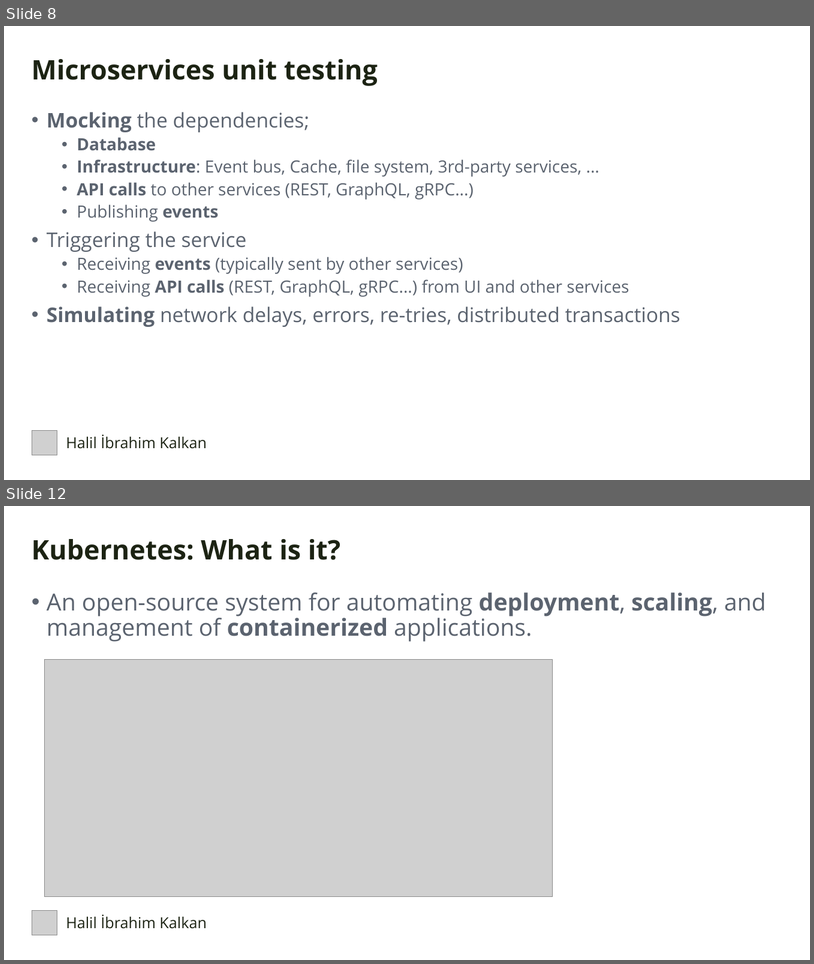
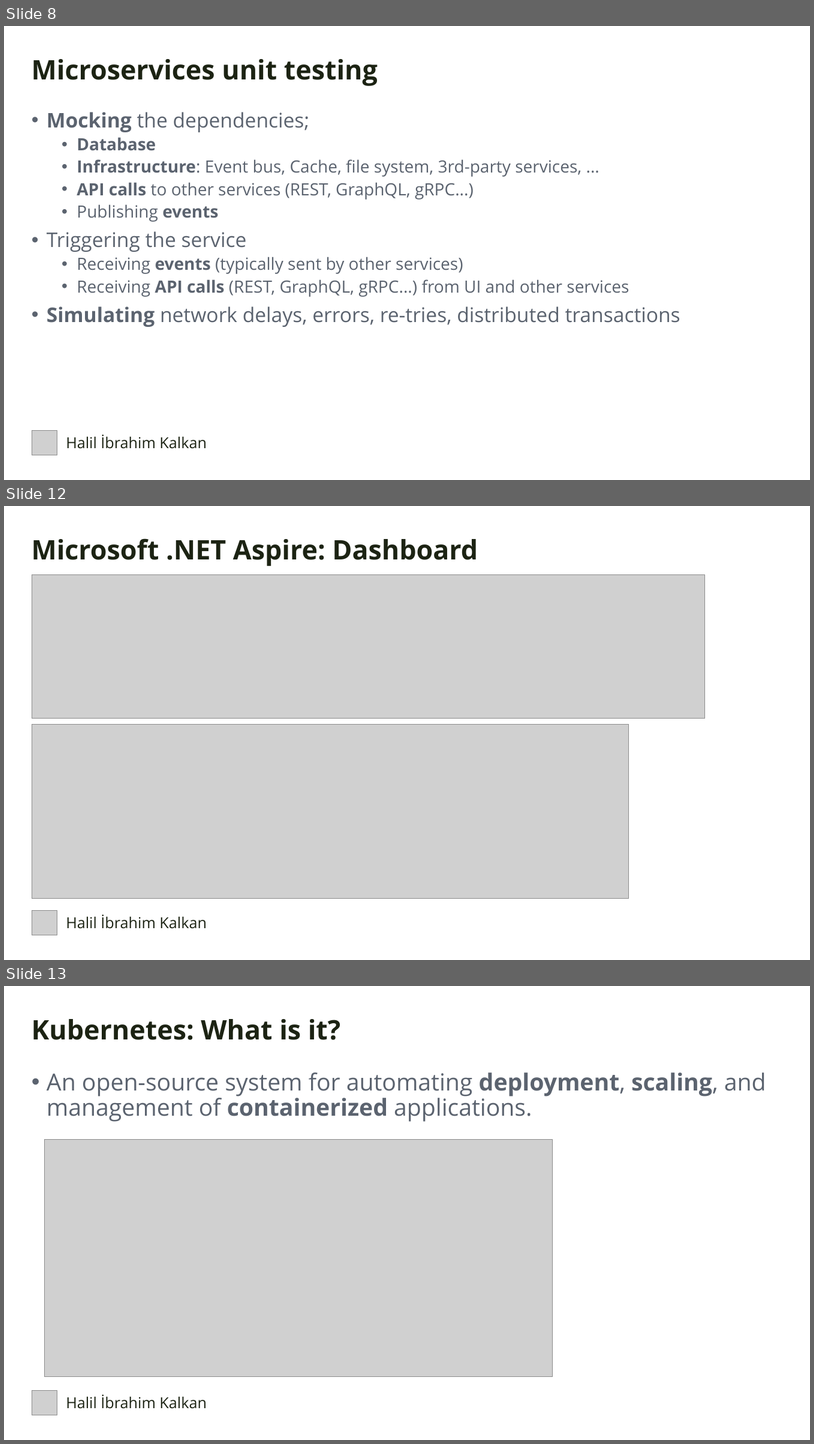
Before and after one commit to hikalkan/presentations, a slide deck: 2024-05-24 DevDays Kubernetes Integrated Dev Environment/Kubernetes Presentation.pptx. Shown one above the other, each under a label of ours: slides 8 and 12 before the commit, slides 8, 12 and 13 after it; the slides between them are not shown. The pictures are 814x964 and 814x1444 pixels, drawn with LibreOffice and Linux fonts; fonts in the diff are those of the drawing; grey boxes stand for pictures; background and template pictures are left out. Boxes give left, top, right and bottom in pixels: in the first picture for what was removed or moved away, otherwise in the second. Text is boxed around its words. In the diff, an @@ line names an element or a change of style, - is before the commit and + after.

```diff
--- a/2024-05-24 DevDays Kubernetes Integrated Dev Environment/Kubernetes Presentation.pptx
+++ b/2024-05-24 DevDays Kubernetes Integrated Dev Environment/Kubernetes Presentation.pptx
@@ slide 12 added at (4,506,810,960), background picture (left out) @@
@@ text added at (32,538,478,566), 32 pt, text #1C2313, bold @@
+Microsoft .NET Aspire: Dashboard
@@ picture added at (32,574,705,718) @@
@@ picture added at (32,724,629,898) @@
@@ picture added at (32,910,57,935) @@
@@ text added at (66,914,206,928), 18 pt, text #1C2313 @@
+Halil İbrahim Kalkan
@@ what was slide 12 is now slide 13 @@
```
Also in this commit, not shown: 3 slides changed, 4 other slides added.
